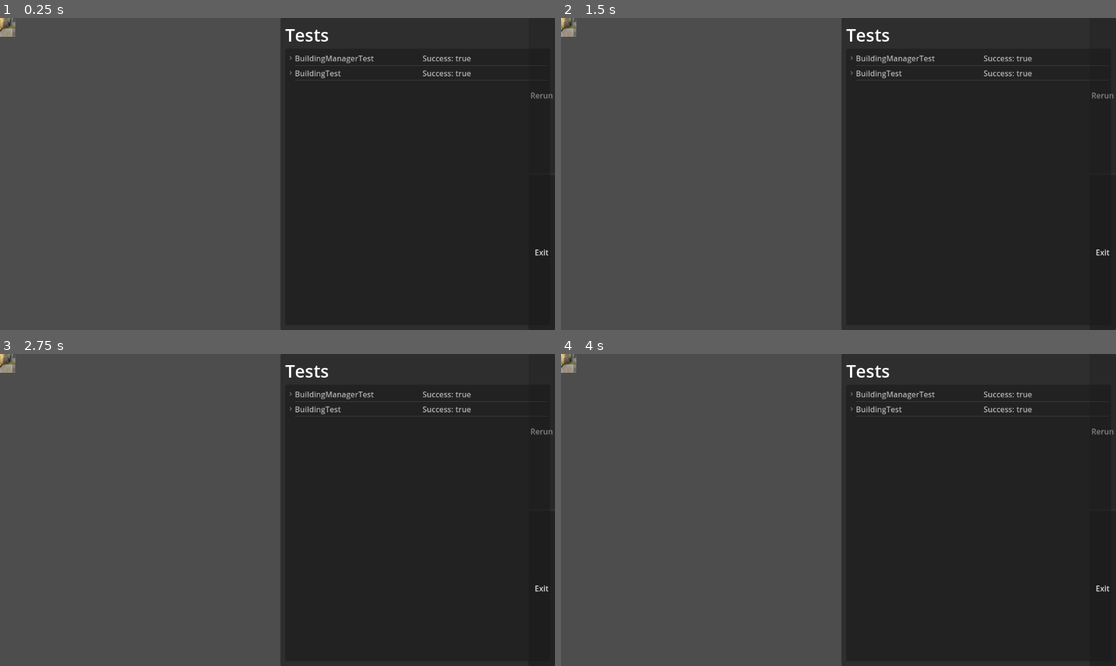
Above: before the commit, frames 1-4 (two rows, left to right).
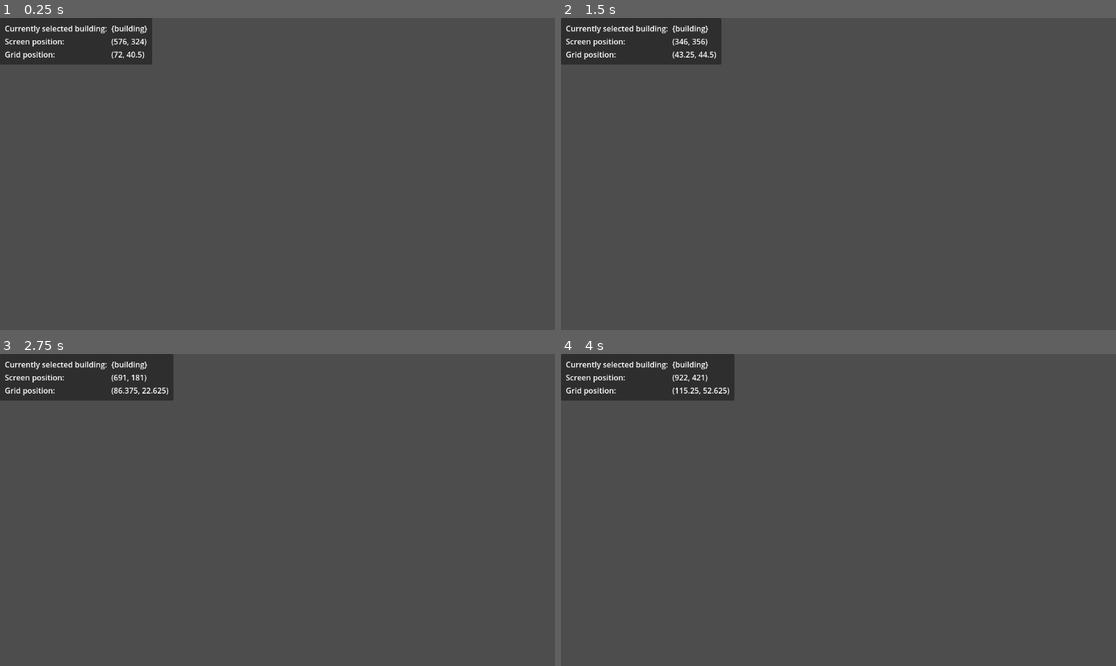
Above: after the commit, the same moments.

Repository: atomazu/vtuber-jam
Game: Godot game, scene res://main.tscn
The game is run twice, just before and just after one commit, with the same random seed, the same clock (stepped at 60 frames per second) and the same inputs. Before the commit the project starts from res://tests.tscn.
Inputs (mouse positions are in pixels of both pictures, inside the frame that each line leads up to):
- Up to frame 1 (0.25 s): no input
- Up to frame 2 (1.5 s): tap Enter at 0.5 s; move the mouse to (960, 158) at 0.52 s; click (960, 158) at 0.6 s; tap Space at 1.25 s; move the mouse to (727, 189) at 1.27 s; right-click (727, 189) at 1.35 s
- Up to frame 3 (2.75 s): tap Enter at 2 s; move the mouse to (333, 441) at 2.02 s; click (333, 441) at 2.1 s
- Up to frame 4 (4 s): tap Space at 2.75 s; move the mouse to (810, 572) at 2.77 s; right-click (810, 572) at 2.85 s; tap Enter at 3.5 s; move the mouse to (1005, 556) at 3.52 s; click (1005, 556) at 3.6 s

The runs differ from the first frame. In frame 1, 53% of the frame differs, in the area x 0-100%, y 0-100%; in frame 2, 53%; in frame 3, 53%; in frame 4, 53%.

Commit message:
fix unused variable warnings added more info to readme

Diff:
--- a/interface/build_interface.gd
+++ b/interface/build_interface.gd
@@ -7,5 +7,5 @@
 
 
 # Called every frame. 'delta' is the elapsed time since the previous frame.
-func _process(delta: float) -> void:
+func _process(_delta: float) -> void:
 	pass
--- a/interface/debug_interface.gd
+++ b/interface/debug_interface.gd
@@ -4,7 +4,7 @@
 @onready var screen_position_label: Label = $MarginContainer/GridContainer/ScreenPositionLabel
 @onready var grid_position_label: Label = $MarginContainer/GridContainer/GridPositionLabel
 
-func _process(delta: float) -> void:
+func _process(_delta: float) -> void:
 	var mouse_pos = get_viewport().get_mouse_position()
 	screen_position_label.text = str(mouse_pos)
 	grid_position_label.text = str(Grid.get_mouse_cell())
--- a/interface/interface.gd
+++ b/interface/interface.gd
@@ -3,6 +3,6 @@
 @onready var debug_interface: PanelContainer = $DebugInterface
 
 
-func _process(delta: float) -> void:
+func _process(_delta: float) -> void:
 	if Input.is_action_just_pressed("toggle_debug"):
 		debug_interface.visible = not debug_interface.visible
--- a/main.gd
+++ b/main.gd
@@ -5,7 +5,7 @@
 	pass
 
 
-func _process(delta: float) -> void:
+func _process(_delta: float) -> void:
 	if Input.is_action_just_pressed("place"):
 		# Place currently selected building
 		pass
--- a/project.godot
+++ b/project.godot
@@ -11,7 +11,7 @@
 [application]
 
 config/name="VT-GameJam"
-run/main_scene="res://tests.tscn"
+run/main_scene="res://main.tscn"
 config/features=PackedStringArray("4.3", "Forward Plus")
 config/icon="res://icon.svg"
 
